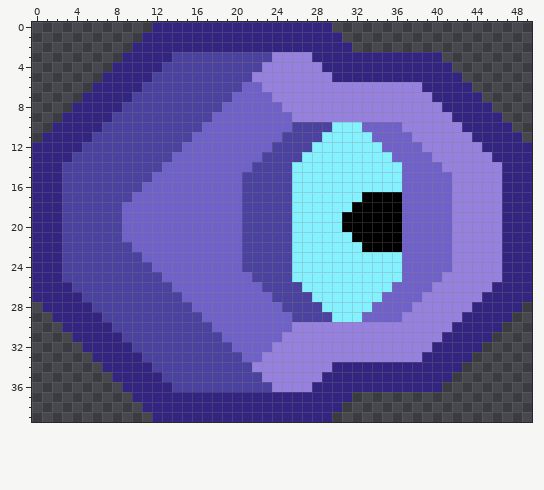
File history of a pixel-art sprite, assets/sprites/units/neckranea-head.png. That is the earlier state.
The file is 50x40 pixels.
And afterwards:
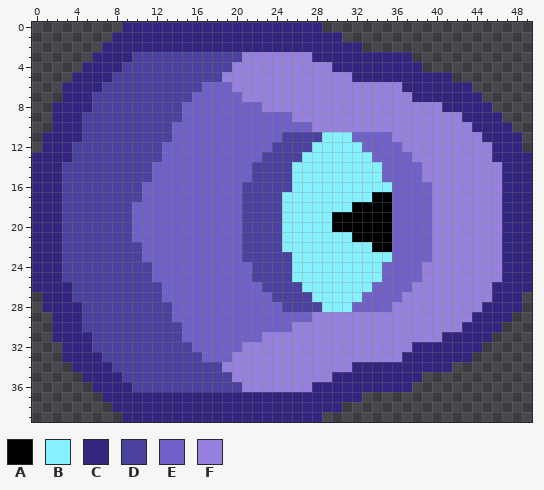
Palette (. is transparent): A #000000  B #85f1ff  C #332480  D #4a429e  E #7061c9  F #9681de
Edits made:
Changed rows in their new state; - is an unchanged pixel.
first column x 0:
 0 ---------CCC-----------------.--------------------
 1 --------CCC---------------------------------------
 2 -------CCC----------------------C-----------------
 3 ------CCC-DDDD-------FFF--------------...---------
 4 -----CCC-DDDD-------FFF------F---------...--------
 5 ----CCC-DDDD-------FFF--------FF----------.-------
 6 ---CCC-DDDD------EEEFFF--------------CC-----------
 7 ---CC-DDDD------EEEE-FFF--------------CC----------
 8 --CC--DDD------EEEE----FF-------------------------
 9 --C--DDD-------EEE------------------------F-------
10 -----DD-------EEE---------EEFFFFFFFFF------F------
11 -----D--------EE----------------EE--FF------F-----
12 .---D--------EE------------------EE--FF------F---.
13 -------------E--------------------EE--FF----------
14 ------------E----------------------EE--FF---------
15 ---------------------E-------------EE--FFF--------
16 ------------------------------------E---FF--------
17 ----------D--------------B-------B--E---FF--------
18 ---------D---------------B----------E---FF--------
19 ---------D---------------B----A-----E---FF--------
20 ---------D---------------B----A-----E---FF--------
21 ---------D---------------B----------E---FF--------
22 ----------D--------------B-------B--E---FF--------
23 ------------------------------------E---FF--------
24 ---------------------E-------------EE--FFF--------
25 ------------E----------------------EE--FF---------
26 -------------E--------------------EE--FF----------
27 .---D--------EE------------------EE--FF------F---.
28 -----D--------EE----------------EE--FF------F-----
29 -----DD-------EEE---------EEFFFFFFFFF------F------
30 --C--DDD-------EEE------------------------F-------
31 --CC--DDD------EEEE----FF-------------------------
32 ---CC-DDDD------EEEE-FFF--------------CC----------
33 ---CCC-DDDD------EEEFFF--------------CC-----------
34 ----CCC-DDDD-------FFF--------FF----------.-------
35 -----CCC-DDDD-------FFF------F---------...--------
36 ------CCC-DDDD-------FFF--------------...---------
37 -------CCC----------------------C-----------------
38 --------CCC---------------------------------------
39 ---------CCC-----------------.--------------------
Boxes around the changes in both pictures, in picture pixels (x1, y1, x2, y2):
changed: (32, 22, 532, 422)
